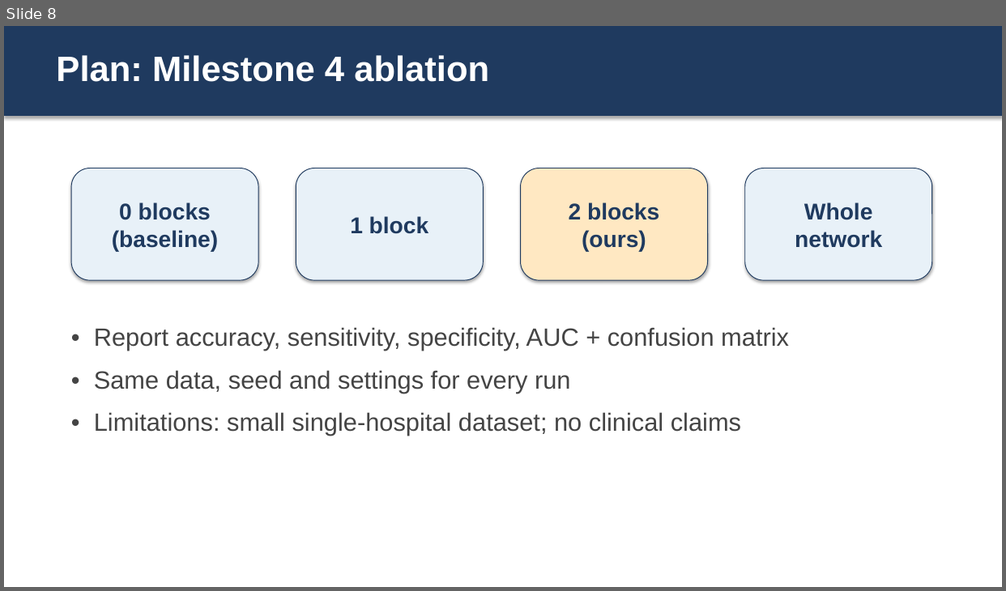
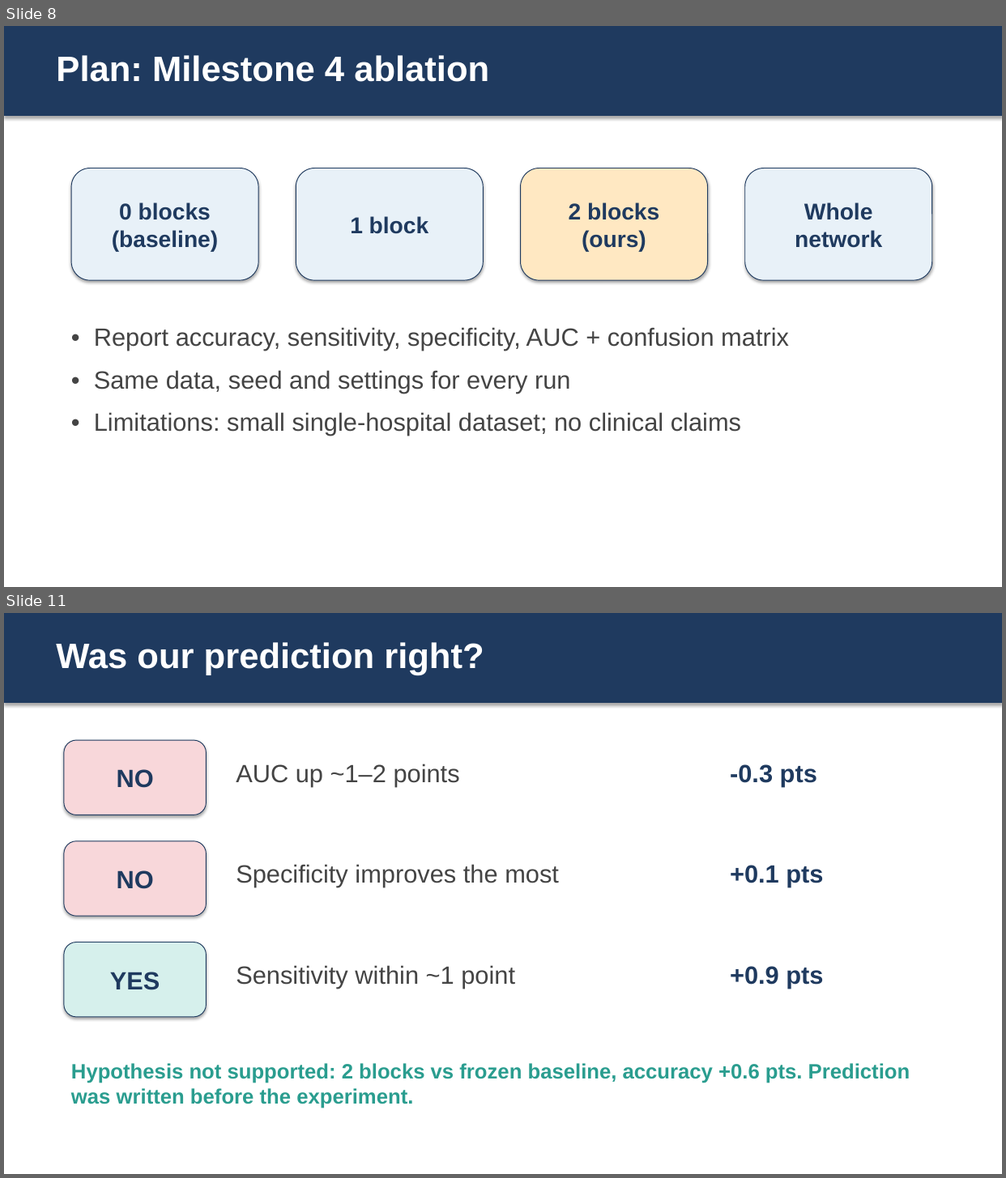
Before and after one commit to Vaiditya2207/pneumonia-cxr-reproduction, a slide deck: milestone3/slides.pptx. Shown one above the other, each under a label of ours: slide 8 before the commit, slides 8 and 11 after it; the slides between them are not shown. The pictures are 1006x591 and 1006x1178 pixels, drawn with LibreOffice and Linux fonts; fonts in the diff are those of the drawing. Boxes give left, top, right and bottom in pixels: in the first picture for what was removed or moved away, otherwise in the second. Text is boxed around its words. In the diff, an @@ line names an element or a change of style, - is before the commit and + after.

```diff
--- a/milestone3/slides.pptx
+++ b/milestone3/slides.pptx
@@ slide 11 added at bbox=[4, 613, 1002, 1174], background #FFFFFF @@
@@ rectangle added at bbox=[4, 613, 1002, 703], fill #1F3A5F @@
@@ text added at bbox=[56, 642, 484, 675], 34 pt, text #FFFFFF, bold @@
+Was our prediction right?
@@ rounded rectangle added at bbox=[64, 740, 206, 815], fill #F8D7DA, outline #1F3A5F 0.75 pt, 24 pt, text #1F3A5F, bold @@
+NO
@@ text added at bbox=[236, 764, 460, 786], 24 pt, text #444444 @@
+AUC up ~1–2 points
@@ text added at bbox=[730, 764, 817, 786], 24 pt, text #1F3A5F, bold @@
+-0.3 pts
@@ rounded rectangle added at bbox=[64, 841, 206, 916], fill #F8D7DA, outline #1F3A5F 0.75 pt, 24 pt, text #1F3A5F, bold @@
+NO
@@ text added at bbox=[236, 864, 559, 888], 24 pt, text #444444 @@
+Specificity improves the most
@@ text added at bbox=[730, 865, 823, 888], 24 pt, text #1F3A5F, bold @@
++0.1 pts
@@ rounded rectangle added at bbox=[64, 943, 206, 1017], fill #D6F0EC, outline #1F3A5F 0.75 pt, 24 pt, text #1F3A5F, bold @@
+YES
@@ text added at bbox=[236, 965, 515, 989], 24 pt, text #444444 @@
+Sensitivity within ~1 point
@@ text added at bbox=[730, 966, 823, 989], 24 pt, text #1F3A5F, bold @@
++0.9 pts
@@ text added at bbox=[71, 1063, 910, 1109], 20 pt, text #2A9D8F, bold @@
+Hypothesis not supported: 2 blocks vs frozen baseline, accuracy +0.6 pts. Prediction was written before the experiment.
```
Also in this commit, not shown: 1 slide changed, 5 other slides added, 13 other files.
